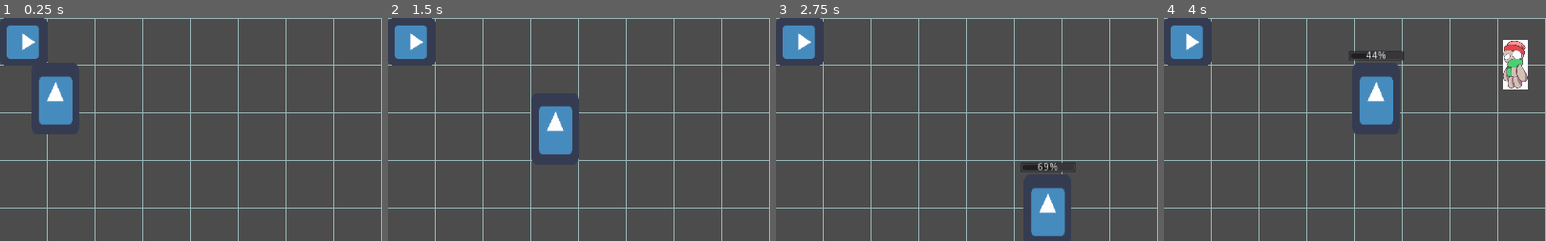
Above: before the commit, frames 1-4 (left to right).
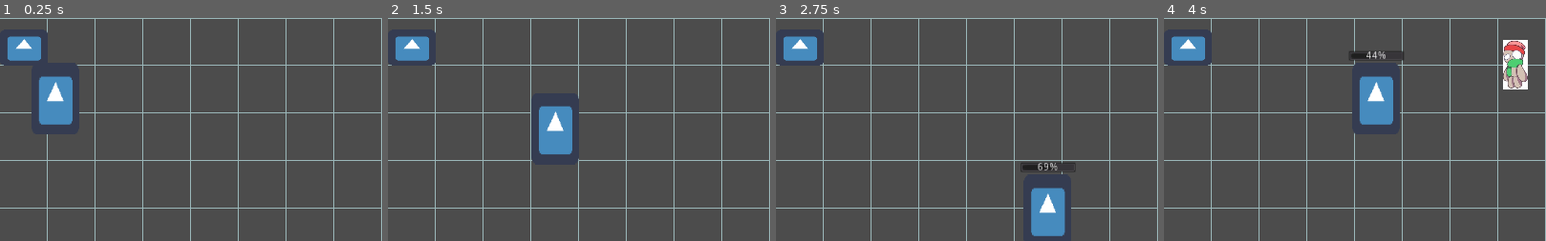
Above: after the commit, the same moments.

Repository: reidbhuntley/snowfort
Game: Godot game, scene res://Scenes/Main.tscn
The game is run twice, just before and just after one commit, with the same random seed, the same clock (stepped at 60 frames per second) and the same inputs. The engine's default icon, where the game draws it, is replaced by a stand-in: a white triangle on a blue panel in a dark square.
Inputs (mouse positions are % of the whole screen's width and height, from its top left):
- Up to frame 1 (0.25 s): no input
- Up to frame 2 (1.5 s): move the mouse to (72, 45) at 0.52 s; hold D (move_right) 0.53-1.28 s; hold E (build_wall) 0.53-1.28 s; move the mouse to (30, 55) at 1.27 s; hold S (move_down) from 1.28 s (still down); tap E (build_wall) at 1.35 s
- Up to frame 3 (2.75 s): move the mouse to (60, 28) at 2.02 s; release S (move_down) at 2.03 s; hold D (move_right) from 2.03 s (still down); hold E (build_wall) from 2.03 s (still down)
- Up to frame 4 (4 s): move the mouse to (45, 70) at 2.77 s; release D (move_right) at 2.78 s; release E (build_wall) at 2.78 s; hold W (move_up) 2.78-3.53 s; tap E (build_wall) at 2.85 s; move the mouse to (80, 65) at 3.52 s; hold A (move_left) from 3.53 s (still down); hold E (build_wall) from 3.53 s (still down)
The pictures show only the part of the screen within x 0-50%, y 0-50%; the shares and areas given below are measured in that part.

The runs differ from the first frame. In frame 1, 0.8% of the frame differs, in the area x 1-13%, y 0-21%; in frame 2, 0.8%; in frame 3, 0.8%; in frame 4, 0.8%.

Commit message:
Update walls to y-sort properly

Diff:
--- a/Scenes/Grid/CellMarker/CellMarker.gd
+++ b/Scenes/Grid/CellMarker/CellMarker.gd
@@ -16,5 +16,5 @@
 		return
 
 	grid.set_cell(grid_pos, get_node(cell_node))
-	get_parent().set_position(grid.grid_to_world_centered(grid_pos))
+	get_parent().set_position(grid.grid_to_world_bottom(grid_pos))
 	queue_free()
--- a/Scenes/Grid/Grid.gd
+++ b/Scenes/Grid/Grid.gd
@@ -49,6 +49,9 @@
 func grid_to_world_centered(pos: Vector2):
 	return grid_to_world(pos + Vector2.ONE*0.5)
 
+func grid_to_world_bottom(pos: Vector2):
+	return grid_to_world(pos + Vector2(0.5, 1.0))
+
 func _process(delta):
 	#print(grid)
 	pass
--- a/Scenes/Wall/Wall.tscn
+++ b/Scenes/Wall/Wall.tscn
@@ -5,18 +5,21 @@
 [ext_resource path="res://Scenes/Wall/Wall.gd" type="Script" id=3]
 
 [sub_resource type="RectangleShape2D" id=1]
-extents = Vector2( 31.5, 32.2342 )
+extents = Vector2( 32, 8 )
 
 [node name="Wall" type="StaticBody2D"]
-rotation = 1.5708
 collision_layer = 2
 script = ExtResource( 3 )
 
 [node name="CellMarker" parent="." instance=ExtResource( 2 )]
+position = Vector2( 0, -32 )
 cell_node = NodePath("..")
 
 [node name="Sprite" type="Sprite" parent="."]
+position = Vector2( 0, -24 )
+scale = Vector2( 1, 0.75 )
 texture = ExtResource( 1 )
 
 [node name="CollisionShape2D" type="CollisionShape2D" parent="."]
+position = Vector2( 0, -8 )
 shape = SubResource( 1 )
